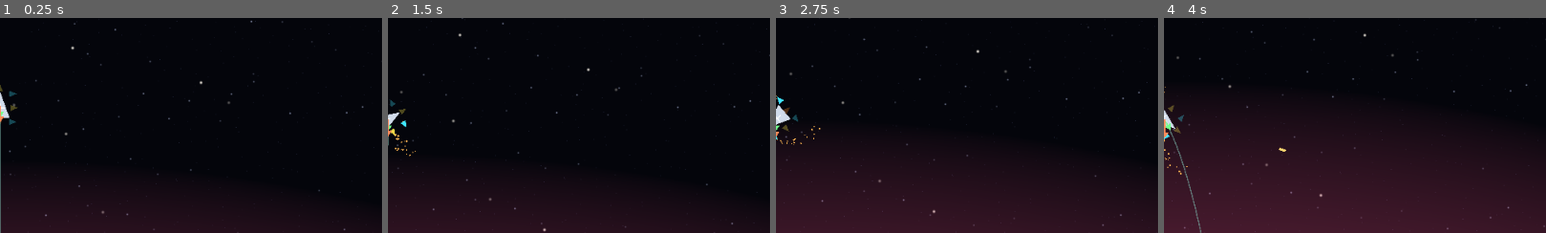
Above: before the commit, frames 1-4 (left to right).
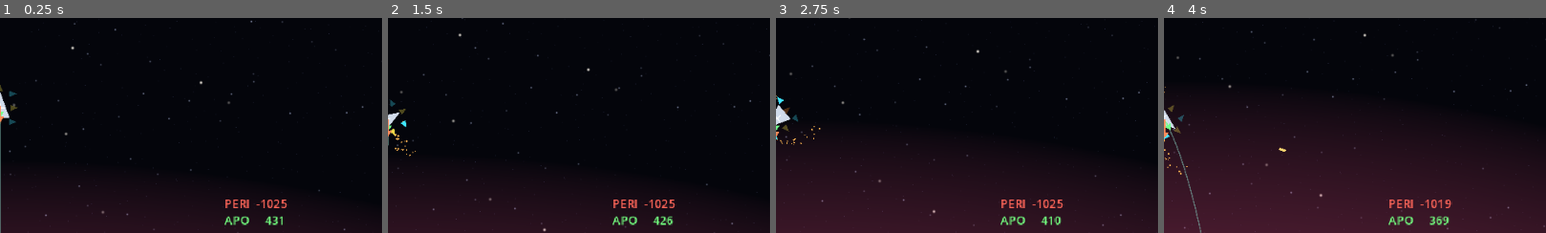
Above: after the commit, the same moments.

Repository: wroniasty/stardust
Game: Godot game, scene res://scenes/world.tscn
Two runs of this game, one before a commit and one after it. Both use one fixed random seed, a clock stepped at 60 frames per second and the inputs below.
Inputs:
- Up to frame 1 (0.25 s): no input
- Up to frame 2 (1.5 s): hold D (rotate_right) 0.53-1.28 s; hold Space (ship_fire) 0.53-1.28 s; hold Z (brake) from 1.28 s (still down); tap G (toggle_gear) at 1.35 s
- Up to frame 3 (2.75 s): release Z (brake) at 2.03 s; hold D (rotate_right) from 2.03 s (still down); hold Space (ship_fire) from 2.03 s (still down)
- Up to frame 4 (4 s): release D (rotate_right) at 2.78 s; release Space (ship_fire) at 2.78 s; hold W (thrust_forward) 2.78-3.53 s; tap G (toggle_gear) at 2.85 s; hold A (rotate_left) from 3.53 s (still down); hold Space (ship_fire) from 3.53 s (still down)
The pictures show only the part of the screen within x 50-100%, y 27-77%; the shares and areas given below are measured in that part.

The runs differ from the first frame. In frame 1, 0.7% of the frame differs, in the area x 58-76%, y 84-97%; in frame 2, 0.7%; in frame 3, 0.7%; in frame 4, 0.7%.

Commit message:
Periapsis and apoapsis on the HUD
The trajectory line under F7 shows the shape of an orbit, but a shape is not a
number: a pilot needs to know how much to raise periapsis by, not roughly
where it is. Two rows, PERI and APO.

Computed analytically rather than read off the forward simulation. Above the
surface the field is exactly inverse square, so mu = g*R^2 makes the conics
exact: Planet.orbit_extremes() takes specific energy and angular momentum and
returns both apsides. Altitudes are above the nominal surface radius, not the
ground under the ship, because an apsis happens somewhere else on the planet
where the ground is a different height.

The periapsis colour carries the meaning: green clears the terrain, amber dips
into the air and will decay, red ends in the ground -- which is a warning and
also the sight a deorbit burn aims with. Gravity is faded over the outer tenth
of the well, so an apoapsis past the influence radius is reported as ESCAPE
rather than as a number that would be wrong.

The test flies where the prediction promised: thrown tangentially at 1.12x
circular, the launch point is the periapsis and half a period later (2772
ticks, measured from a = 1926 px) the ship is at apoapsis -- 2415 px against
2415 predicted. A sign error or a wrong mu passes every self-consistency check
and fails that one.

IDEAS.md also gains auto-orbit as an optional flight computer function for M2:
some computers have it, some do not, it engages inside a gravity well and
outside the atmosphere, and it flies the ship into orbit itself.

Co-Authored-By: Claude Opus 5 <noreply@anthropic.com>

Diff:
--- a/scenes/landing_hud.tscn
+++ b/scenes/landing_hud.tscn
@@ -13,7 +13,7 @@
 anchor_right = 1.0
 anchor_bottom = 1.0
 offset_left = -132.0
-offset_top = -88.0
+offset_top = -116.0
 offset_right = -4.0
 offset_bottom = -4.0
 grow_horizontal = 0
@@ -24,6 +24,16 @@
 anchor_right = 1.0
 anchor_bottom = 1.0
 theme_override_constants/separation = 0
+
+[node name="Periapsis" type="Label" parent="Panel/Rows"]
+theme_override_colors/font_color = Color(0.7, 0.75, 0.8, 1)
+theme_override_font_sizes/font_size = 10
+text = "PERI      --"
+
+[node name="Apoapsis" type="Label" parent="Panel/Rows"]
+theme_override_colors/font_color = Color(0.7, 0.75, 0.8, 1)
+theme_override_font_sizes/font_size = 10
+text = "APO       --"
 
 [node name="Altitude" type="Label" parent="Panel/Rows"]
 theme_override_colors/font_color = Color(0.7, 0.75, 0.8, 1)
--- a/scripts/landing_hud.gd
+++ b/scripts/landing_hud.gd
@@ -1,7 +1,8 @@
 class_name LandingHud
 extends CanvasLayer
-## The four numbers a pilot needs on approach: how high, how fast down, how
-## steep the ground is, and whether the legs are out.
+## What the pilot needs to fly by: how high, how fast down, how steep the
+## ground is, whether the legs are out -- and, once there is a planet to go
+## round, what shape the orbit is.
 ##
 ## Separate from the debug overlay on purpose. The overlay is instrumentation
 ## that goes away; this is the game telling the player what it is about to
@@ -20,6 +21,8 @@
 
 @export var ship_path: NodePath
 
+@onready var _periapsis: Label = $Panel/Rows/Periapsis
+@onready var _apoapsis: Label = $Panel/Rows/Apoapsis
 @onready var _altitude: Label = $Panel/Rows/Altitude
 @onready var _descent: Label = $Panel/Rows/Descent
 @onready var _slope: Label = $Panel/Rows/Slope
@@ -53,6 +56,7 @@
 	var descent: float = -relative.dot(up)
 	var slope: float = planet.slope_at(_ship.global_position)
 
+	_update_orbit(planet)
 	_altitude.text = "ALT  %6.0f" % altitude
 	_descent.text = "V/S  %+6.1f" % -descent
 	_slope.text = "SLOPE %5.1f deg" % rad_to_deg(slope)
@@ -65,12 +69,60 @@
 
 
 func _show_in_deep_space() -> void:
+	_periapsis.text = "PERI      --"
+	_apoapsis.text = "APO       --"
+	_periapsis.add_theme_color_override("font_color", IDLE)
+	_apoapsis.add_theme_color_override("font_color", IDLE)
 	_altitude.text = "ALT       --"
 	_descent.text = "V/S       --"
 	_slope.text = "SLOPE     --"
 	_gear.text = "GEAR %s" % _gear_text()
 	_update_hull()
 	_status.text = ""
+
+
+## The shape of the coasting orbit, as altitudes above the nominal surface.
+##
+## Altitudes rather than radii, and above the NOMINAL surface rather than the
+## ground below the ship: an apsis happens somewhere else on the planet, where
+## the ground is a different height, so the only honest common reference is the
+## radius the planet is named by.
+##
+## Colour is the whole point of showing periapsis at all. Green is an orbit
+## that clears the terrain, amber one that dips into the air and will decay,
+## red one that ends in the ground -- which is what a deorbit burn is aiming
+## for, and what a botched one produces by accident.
+func _update_orbit(planet: Planet) -> void:
+	if _ship.flight_mode == Ship.FlightMode.LANDED:
+		_periapsis.text = "PERI      --"
+		_apoapsis.text = "APO       --"
+		_periapsis.add_theme_color_override("font_color", IDLE)
+		_apoapsis.add_theme_color_override("font_color", IDLE)
+		return
+
+	var extremes: Vector2 = planet.orbit_extremes(
+		_ship.global_position, _ship.linear_velocity
+	)
+	var periapsis: float = extremes.x
+	_periapsis.text = "PERI %6.0f" % (periapsis - planet.surface_radius)
+	_periapsis.add_theme_color_override("font_color", _periapsis_color(planet, periapsis))
+
+	if is_inf(extremes.y):
+		# Not a failure: leaving is a legitimate thing to be doing, and the
+		# pilot still needs to know the difference between that and an orbit.
+		_apoapsis.text = "APO   ESCAPE"
+		_apoapsis.add_theme_color_override("font_color", IDLE)
+		return
+	_apoapsis.text = "APO  %6.0f" % (extremes.y - planet.surface_radius)
+	_apoapsis.add_theme_color_override("font_color", GOOD)
+
+
+func _periapsis_color(planet: Planet, periapsis: float) -> Color:
+	if periapsis <= planet.terrain_ceiling():
+		return BAD
+	if periapsis <= planet.atmosphere_radius():
+		return CAUTION
+	return GOOD
 
 
 func _update_hull() -> void:
--- a/scripts/planet.gd
+++ b/scripts/planet.gd
@@ -247,6 +247,50 @@
 	if radius <= 0.001:
 		return 0.0
 	return sqrt(surface_gravity * surface_radius * surface_radius / radius)
+
+
+## Standard gravitational parameter, mu = g * R^2.
+##
+## The one number that turns this planet's arcade gravity into textbook orbital
+## mechanics: above the surface the field is exactly inverse square, so the
+## conic sections are exact rather than fitted.
+func gravitational_parameter() -> float:
+	return surface_gravity * surface_radius * surface_radius
+
+
+## Periapsis and apoapsis radii of the coasting orbit through `point` at
+## `velocity`, as (periapsis, apoapsis). Apoapsis is INF when the ship leaves.
+##
+## Exact only where the field is: below the surface gravity is capped, and over
+## the outer tenth of the well it is faded out so a ship does not get a kick
+## crossing the boundary (see gravity_at). An apoapsis past the influence
+## radius therefore never happens -- the ship coasts out of the well instead --
+## so it is reported as an escape rather than as a number that would be wrong.
+func orbit_extremes(point: Vector2, velocity: Vector2) -> Vector2:
+	var arm: Vector2 = point - global_position
+	var radius: float = arm.length()
+	var mu: float = gravitational_parameter()
+	if radius < 0.001 or mu <= 0.0:
+		return Vector2(0.0, INF)
+
+	var energy: float = velocity.length_squared() * 0.5 - mu / radius
+	# Angular momentum: in 2D the cross product is the scalar h.
+	var momentum: float = arm.cross(velocity)
+	var eccentricity: float = sqrt(maxf(
+		0.0, 1.0 + 2.0 * energy * momentum * momentum / (mu * mu)
+	))
+
+	if energy >= 0.0:
+		# Unbound: there is still a periapsis, from the conic's semi-latus
+		# rectum, but no far side to come back to.
+		var latus: float = momentum * momentum / mu
+		return Vector2(latus / maxf(1.0 + eccentricity, 0.001), INF)
+
+	var semi_major: float = -mu / (2.0 * energy)
+	var apoapsis: float = semi_major * (1.0 + eccentricity)
+	if apoapsis >= influence_radius:
+		return Vector2(semi_major * (1.0 - eccentricity), INF)
+	return Vector2(semi_major * (1.0 - eccentricity), apoapsis)
 
 
 func _physics_process(delta: float) -> void:
--- a/tools/smoke_test.gd
+++ b/tools/smoke_test.gd
@@ -77,6 +77,12 @@
 ## Long enough for a round fired straight down to arm and come back.
 const SELF_HIT_TICKS: int = 120
 
+## Half an orbital period at the elliptical phase's radius, plus margin, so the
+## ship actually reaches its apoapsis instead of being trusted to be on the way.
+## Measured rather than estimated: the semi-major axis comes out at 1926 px,
+## giving T = 2*PI*sqrt(a^3/mu) = 92 s, so the climb takes 2772 ticks.
+const ELLIPSE_TICKS: int = 2950
+
 ## Long enough to fall from orbit and hit the ground hard.
 const DEATH_TICKS: int = 900
 
@@ -86,7 +92,7 @@
 ## instead of the ones _ready() rolls from the seed.
 enum Phase { FIELD, TERRAIN, CONTROL_GROUPS, FORWARD_BURN, ROTATE_CW, ROTATE_CCW,
 	ROTATE_DAMAGED, KILL_ROTATION, BRAKE, BRAKE_SIDEWAYS, BRAKE_DIAGONAL, STRAFE, FREE_FALL, ORBIT,
-	ORBIT_LOCK, AEROBRAKE, HULL_HEAT, SPIN_IN_AIR, SPIN_IN_VACUUM, LANDING,
+	ELLIPSE, ORBIT_LOCK, AEROBRAKE, HULL_HEAT, SPIN_IN_AIR, SPIN_IN_VACUUM, LANDING,
 	PLATEAU, GEAR, LANDING_GOOD, LANDING_FAST, LANDING_STEEP, LANDED_RIDE,
 	WEAPON, HULL, SELF_HIT, DEATH, DONE }
 
@@ -98,6 +104,10 @@
 var _orbit_radius: float = 0.0
 var _orbit_min: float = INF
 var _orbit_max: float = 0.0
+
+## What the elements predicted at launch, to be compared with where the ship
+## actually went once the integrator has had half an orbit to disagree.
+var _predicted_extremes: Vector2 = Vector2.ZERO
 var _ground_radius: float = 0.0
 var _landing_deepest: float = 0.0
 var _lock_engaged: bool = false
@@ -166,7 +176,7 @@
 
 	_ticks += 1
 	_elapsed += delta
-	if _phase == Phase.ORBIT:
+	if _phase == Phase.ORBIT or _phase == Phase.ELLIPSE:
 		var radius: float = _ship.global_position.distance_to(_planet.global_position)
 		_orbit_min = minf(_orbit_min, radius)
 		_orbit_max = maxf(_orbit_max, radius)
@@ -455,6 +465,8 @@
 			return FALL_TICKS
 		Phase.ORBIT:
 			return ORBIT_TICKS
+		Phase.ELLIPSE:
+			return ELLIPSE_TICKS
 		_:
 			return BURN_TICKS
 
@@ -549,6 +561,20 @@
 			_round_container = _ship.projectile_container()
 			_round_container.child_entered_tree.connect(_on_round_spawned)
 			_ship.fire_command = true
+		Phase.ELLIPSE:
+			# Just above the air, thrown tangentially harder than a circle
+			# needs: the launch point is then exactly the periapsis, which is
+			# what makes the prediction checkable without a second measurement.
+			_orbit_radius = _planet.surface_radius * 1.4
+			_orbit_min = INF
+			_orbit_max = 0.0
+			_ship.global_position = _planet.global_position + Vector2.UP * _orbit_radius
+			_ship.linear_velocity = (
+				Vector2.RIGHT * _planet.circular_orbit_speed(_orbit_radius) * 1.12
+			)
+			_predicted_extremes = _planet.orbit_extremes(
+				_ship.global_position, _ship.linear_velocity
+			)
 		Phase.ORBIT_LOCK:
 			var lock_radius: float = _planet.surface_radius * 2.0
 			_ship.global_position = _planet.global_position + Vector2.UP * lock_radius
@@ -765,6 +791,28 @@
 					_elapsed, drift * 100.0, _orbit_min, _orbit_max,
 				],
 			)
+		Phase.ELLIPSE:
+			# The whole point of the elements is that they predict where the
+			# ship WILL be, so the test flies there and looks. A sign error or
+			# a wrong mu passes every self-consistent check and fails this one.
+			_expect(
+				absf(_orbit_min - _predicted_extremes.x) < _orbit_radius * 0.01,
+				"the launch point is the predicted periapsis (%.0f vs %.0f px)" % [
+					_orbit_min, _predicted_extremes.x,
+				],
+			)
+			_expect(
+				absf(_orbit_max - _predicted_extremes.y) < _orbit_radius * 0.01,
+				"the ship coasts to the predicted apoapsis (%.0f vs %.0f px)" % [
+					_orbit_max, _predicted_extremes.y,
+				],
+			)
+			_expect(
+				_predicted_extremes.y > _orbit_radius * 1.1,
+				"the test orbit is actually eccentric (%.0f .. %.0f px)" % [
+					_predicted_extremes.x, _predicted_extremes.y,
+				],
+			)
 		Phase.ORBIT_LOCK:
 			_expect(_lock_engaged, "a coasting circular orbit engages orbit lock")
 			var held: float = _lock_radius_max - _lock_radius_min
@@ -820,6 +868,7 @@
 			)
 		Phase.PLATEAU:
 			_check_plateaus(_planet)
+			_check_elements(_planet)
 			_check_weather(_planet)
 		Phase.GEAR:
 			_check_gear(_ship)
@@ -1180,6 +1229,36 @@
 
 ## Plateaus have to be real ground a stock ship can stand on, not just a number
 ## in the generator.
+## Elements have to agree with the two cases that can be written down without
+## integrating anything: a circle, and a throw fast enough to leave.
+func _check_elements(planet: Planet) -> void:
+	var radius: float = planet.surface_radius * 2.0
+	var point: Vector2 = planet.global_position + Vector2.UP * radius
+	var circular: float = planet.circular_orbit_speed(radius)
+
+	var circle: Vector2 = planet.orbit_extremes(point, Vector2.RIGHT * circular)
+	_expect(
+		absf(circle.x - radius) < 1.0 and absf(circle.y - radius) < 1.0,
+		"a circular orbit has both apsides at its own radius (%.0f, %.0f vs %.0f)" % [
+			circle.x, circle.y, radius,
+		],
+	)
+
+	# sqrt(2) times circular is escape velocity exactly; a shade over it must
+	# not come back, whatever the planet.
+	var escape: Vector2 = planet.orbit_extremes(point, Vector2.RIGHT * circular * 1.45)
+	_expect(is_inf(escape.y), "escape velocity has no apoapsis")
+
+	# Radial drop: no angular momentum at all, so the periapsis is the centre.
+	var falling: Vector2 = planet.orbit_extremes(point, Vector2.DOWN * 10.0)
+	_expect(
+		falling.x < 1.0 and falling.y < radius * 1.02,
+		"a straight drop has its periapsis at the centre (%.1f)" % falling.x,
+	)
+
+
+## Plateaus have to be real ground a stock ship can stand on, not just a number
+## in the generator.
 func _check_plateaus(planet: Planet) -> void:
 	_expect(planet.plateau_count > 0, "the planet levels %d landing shelves" % planet.plateau_count)
 
Not shown, changed: IDEAS.md
Not shown, changed: PLAN.md
